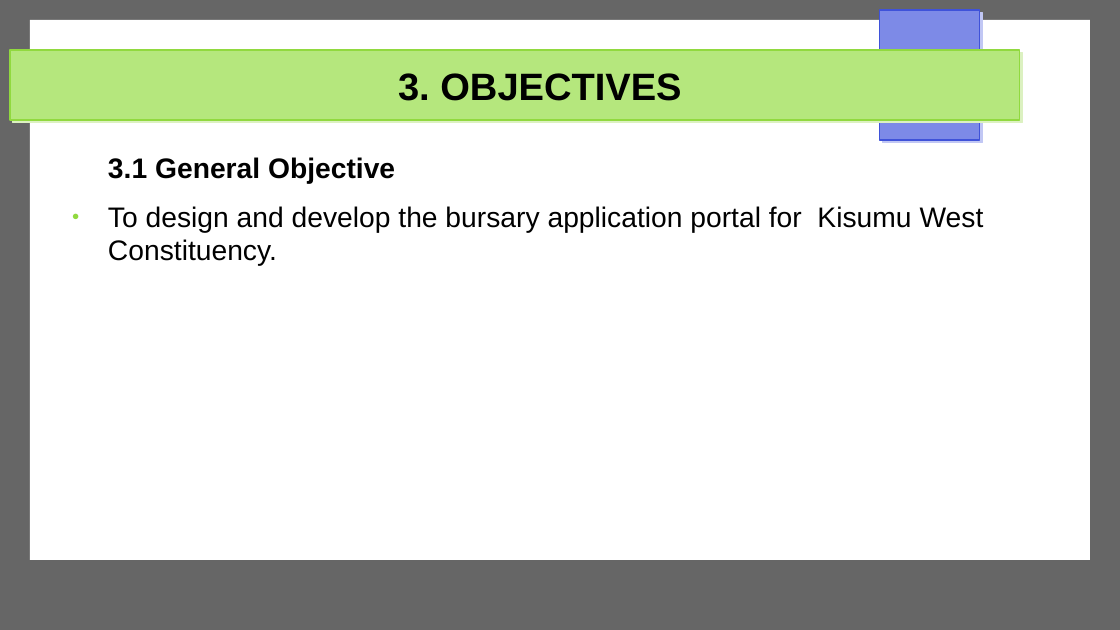
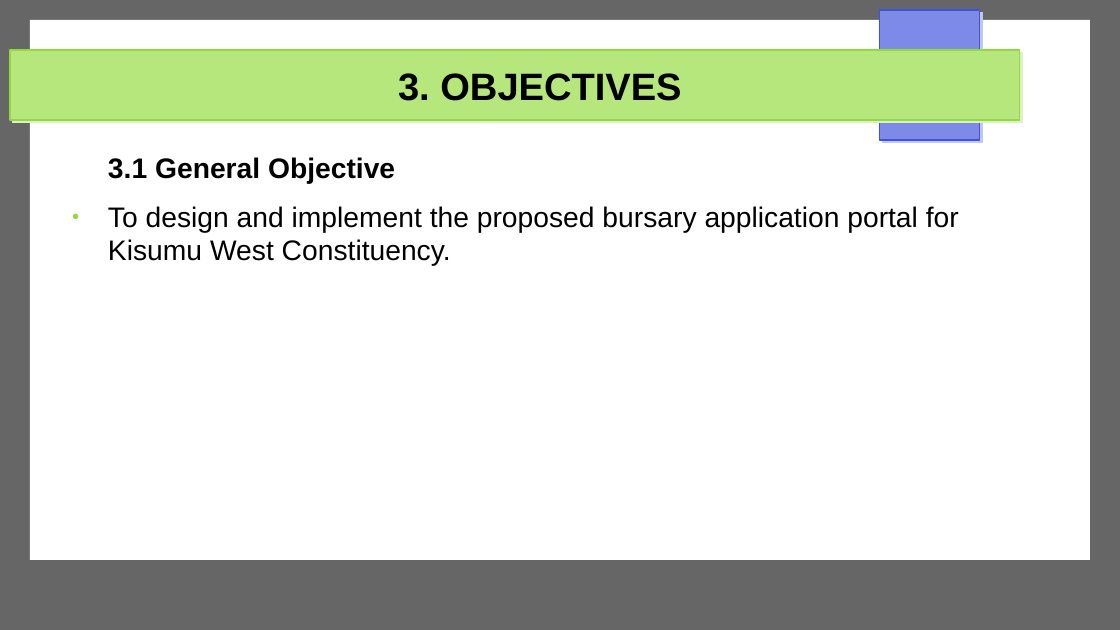
Before and after one commit to Michael-Otieno-Kasuku/Mashinani, a slide deck: slide 9 of docs/proposal/mashinani.odp. Drawn at 1120x630 pixels with LibreOffice and Linux fonts; fonts in the diff are those of the drawing. Boxes give left, top, right and bottom in pixels: in the first picture for what was removed or moved away, otherwise in the second. Text is boxed around its words. In the diff, an @@ line names an element or a change of style, - is before the commit and + after.

```diff
--- a/docs/proposal/mashinani.odp
+++ b/docs/proposal/mashinani.odp
@@ text at box(108, 206, 959, 266): text changed @@
-● To design and develop the bursary application portal for Kisumu West Constituency.
+● To design and implement the proposed bursary application portal for Kisumu West Constituency.
```
Also in this commit, not shown: 3 other slides changed, 3 other files.
